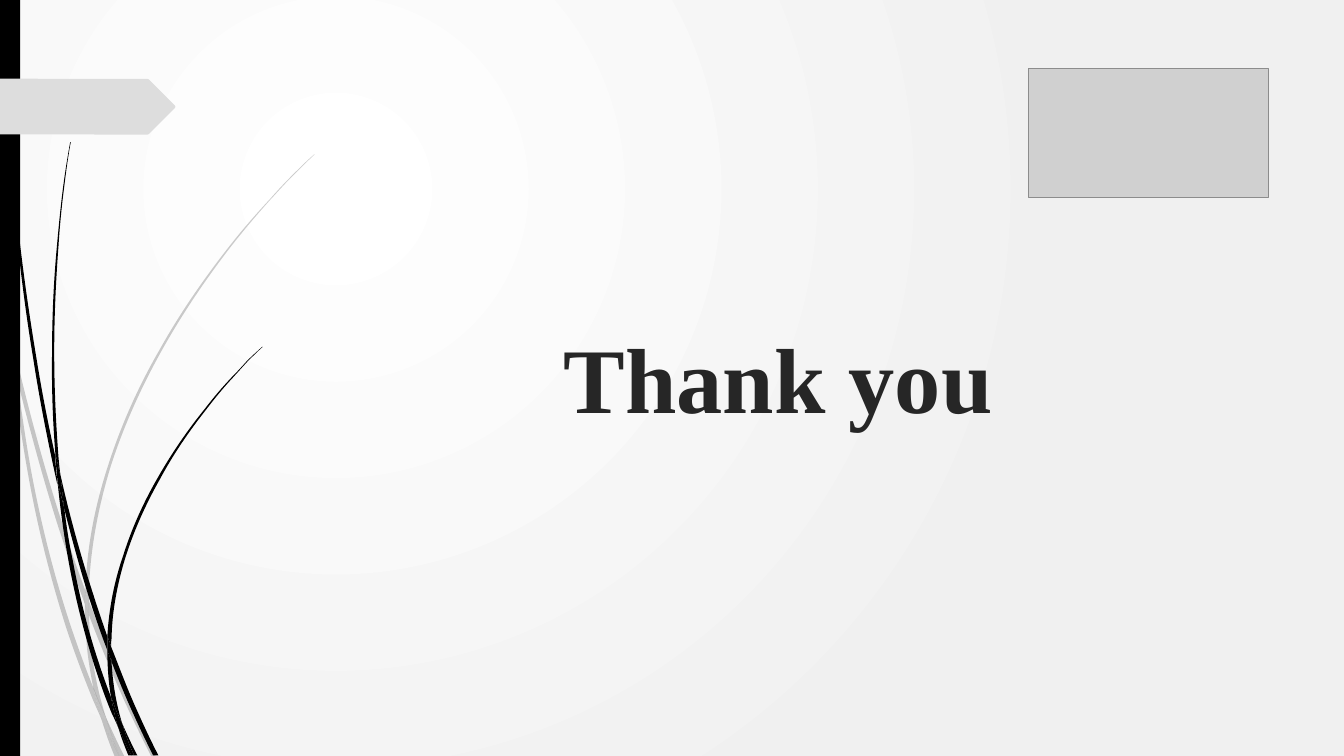
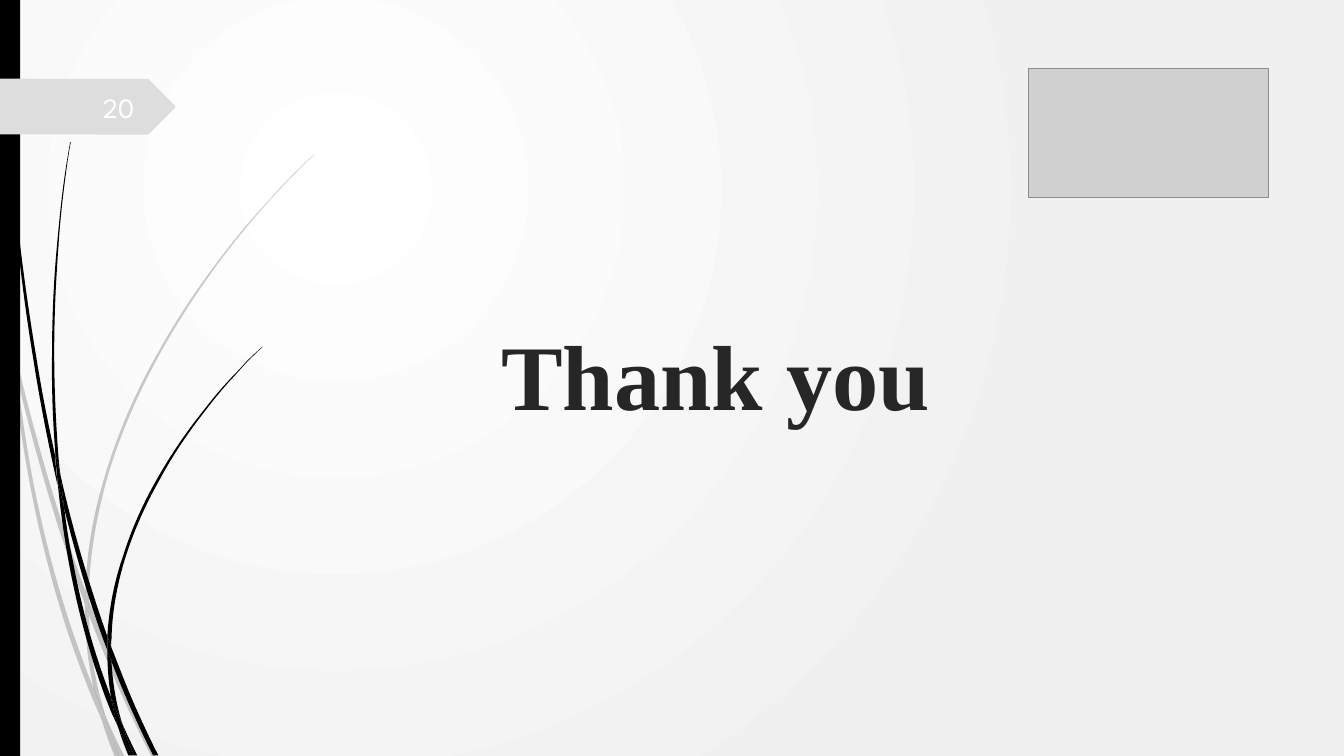
Before and after one commit to VamsiDevalla/Student-Attendance-Tracking, a slide deck: slide 20 of Presentations/Team B - Code Green - FinalPresentation.pptx (slide 16 before the commit). Drawn at 1344x756 pixels with LibreOffice and Linux fonts; fonts in the diff are those of the drawing; grey boxes stand for pictures. Boxes give left, top, right and bottom in pixels: in the first picture for what was removed or moved away, otherwise in the second. Text is boxed around its words. In the diff, an @@ line names an element or a change of style, - is before the commit and + after.

```diff
--- a/Presentations/Team B - Code Green - FinalPresentation.pptx
+++ b/Presentations/Team B - Code Green - FinalPresentation.pptx
@@ title "Thank you": place and size @@
-title "Thank you" at <box>564,349,993,430</box>
+title "Thank you" at <box>501,346,930,427</box>
```
Also in this commit, not shown: 13 other slides changed, 5 slides added, 1 slide removed.
